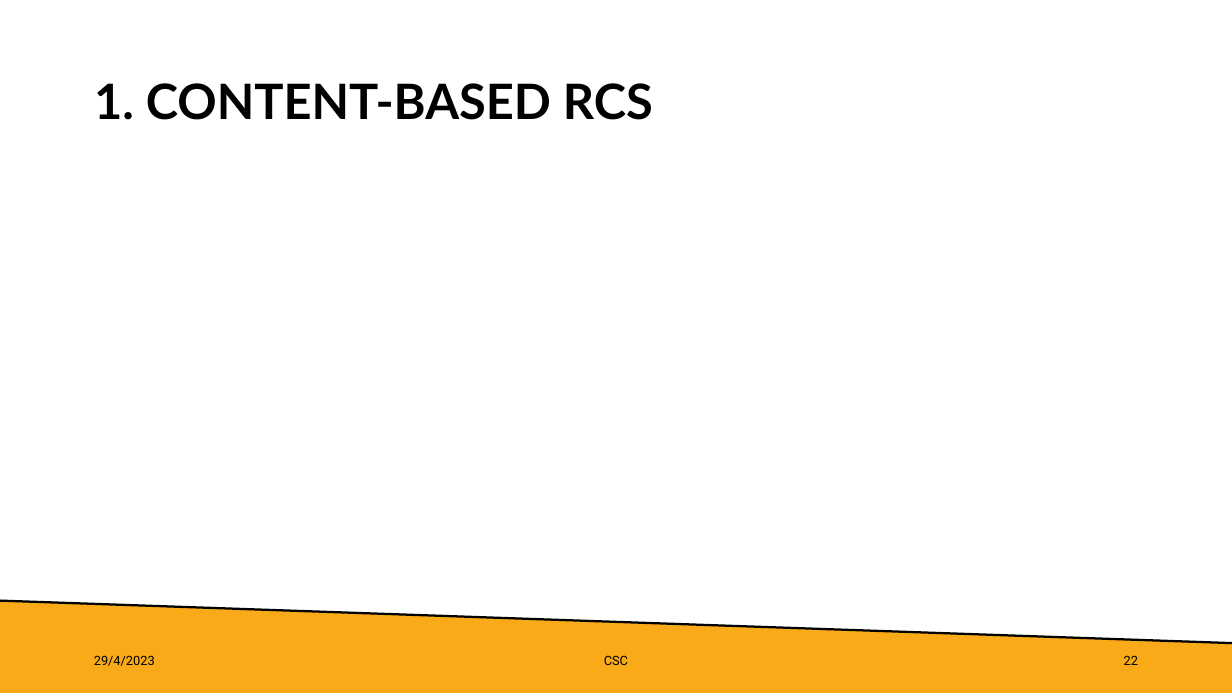
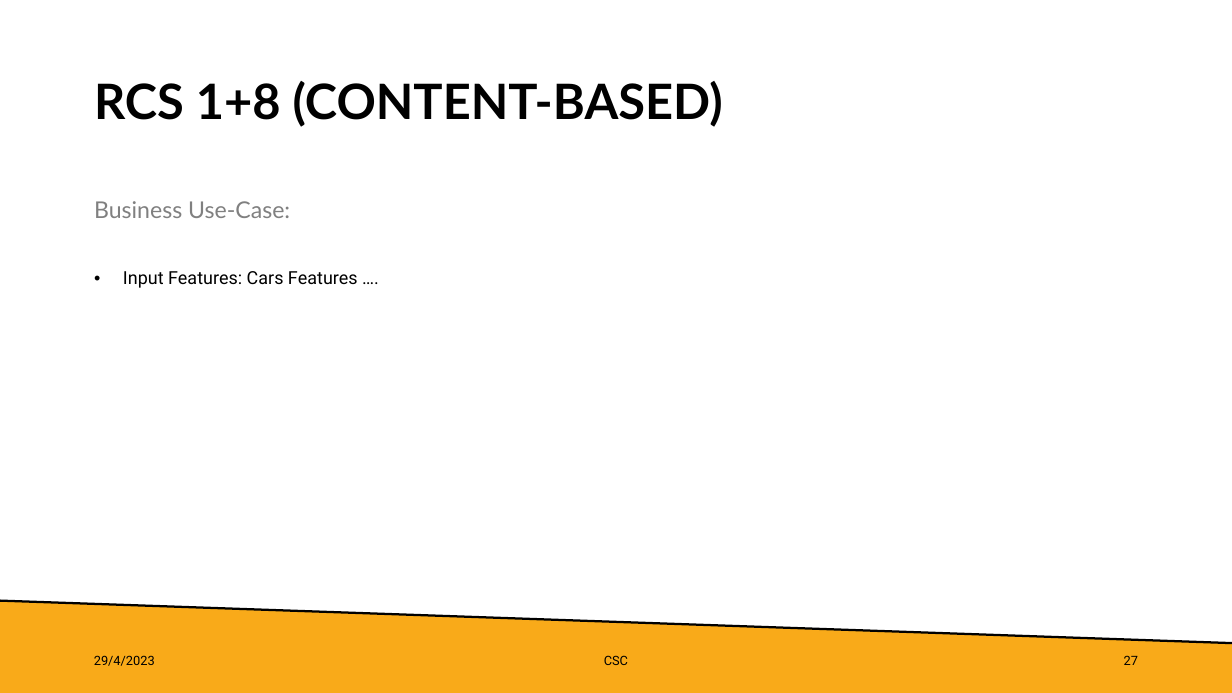
Before and after one commit to lkimhui/CarSmartConsultancy, a slide deck: slide 27 of BIG_DATA_PROCESSING_PresentationDeck.pptx (slide 22 before the commit). Drawn at 1232x693 pixels with LibreOffice and Linux fonts; fonts in the diff are those of the drawing. Boxes give left, top, right and bottom in pixels: in the first picture for what was removed or moved away, otherwise in the second. Text is boxed around its words. In the diff, an @@ line names an element or a change of style, - is before the commit and + after.

```diff
--- a/BIG_DATA_PROCESSING_PresentationDeck.pptx
+++ b/BIG_DATA_PROCESSING_PresentationDeck.pptx
@@ title at [94,81,723,127]: text changed @@
-1. CONTENT-BASED RCS
+RCS 1+8 (CONTENT-BASED)
@@ text added at [94,201,290,218], 18 pt, text #808080 @@
+Business Use-Case:
@@ text added at [123,271,358,288], 14 pt, text #000000 @@
+• Input Features: Cars Features ….
@@ page number at [1124,655,1138,665]: text changed @@
-22
+27
```
Also in this commit, not shown: 10 other slides changed, 3 slides added.
